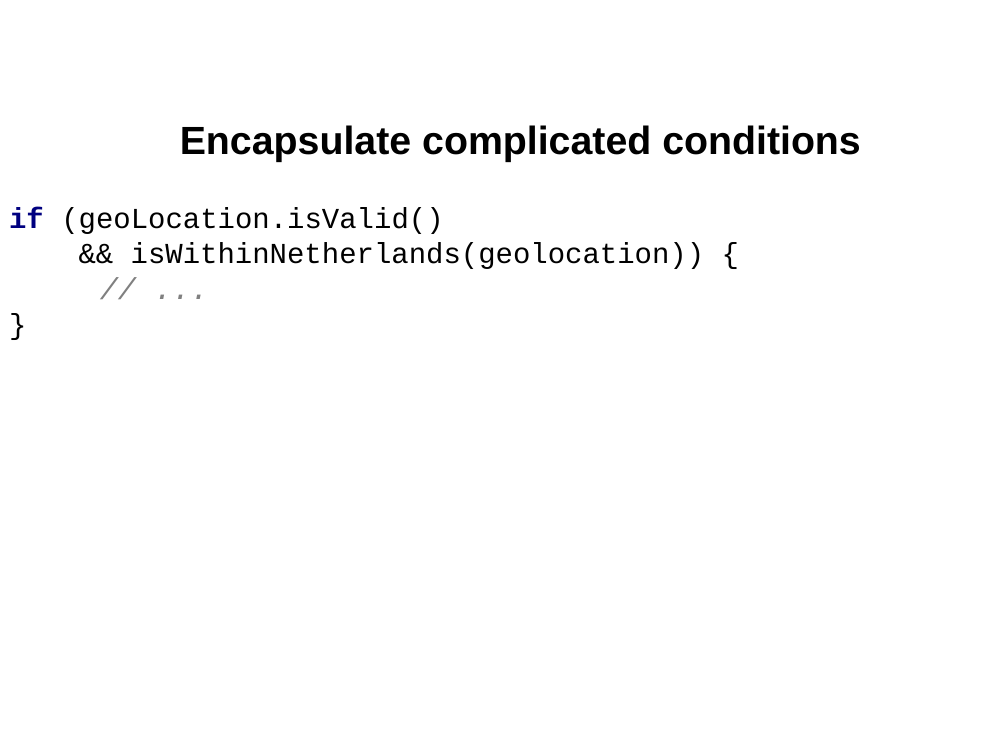
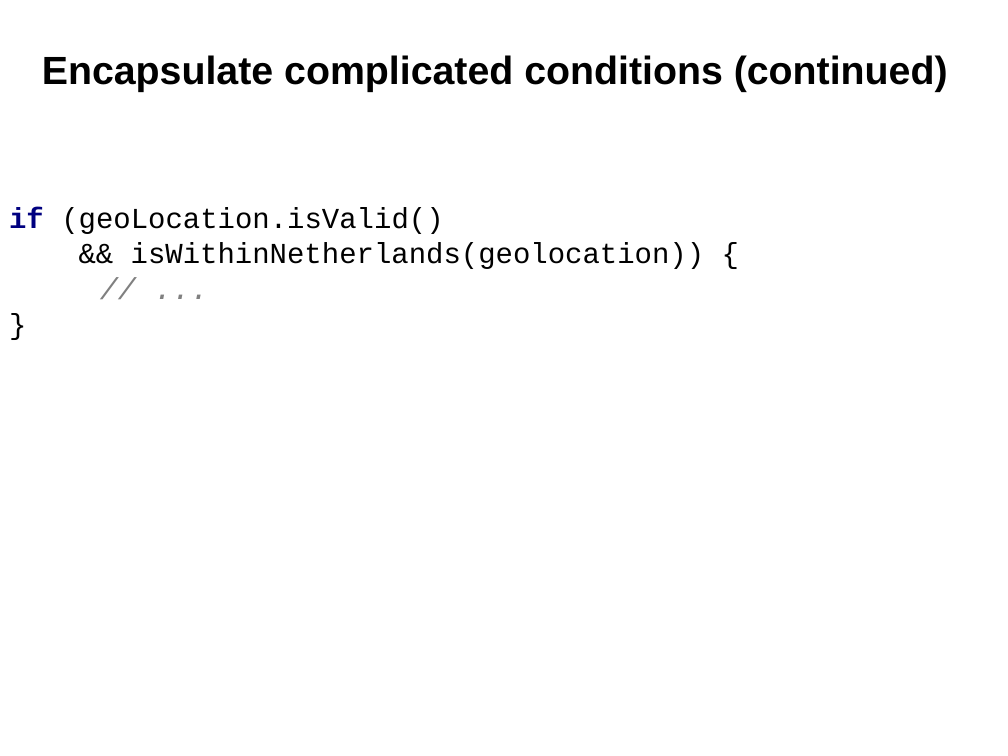
Before and after one commit to cvmocanu/clean-code-presentation, a slide deck: slide 21 of Clean Code.pptx (slide 19 before the commit). Drawn at 1008x756 pixels with LibreOffice and Linux fonts; fonts in the diff are those of the drawing. Boxes give left, top, right and bottom in pixels: in the first picture for what was removed or moved away, otherwise in the second. Text is boxed around its words. In the diff, an @@ line names an element or a change of style, - is before the commit and + after.

```diff
--- a/Clean Code.pptx
+++ b/Clean Code.pptx
@@ title at (42,55,948,91): text changed @@
-Encapsulate complicated conditions
+Encapsulate complicated conditions (continued)
```
Also in this commit, not shown: 27 other slides changed, 7 slides added.
